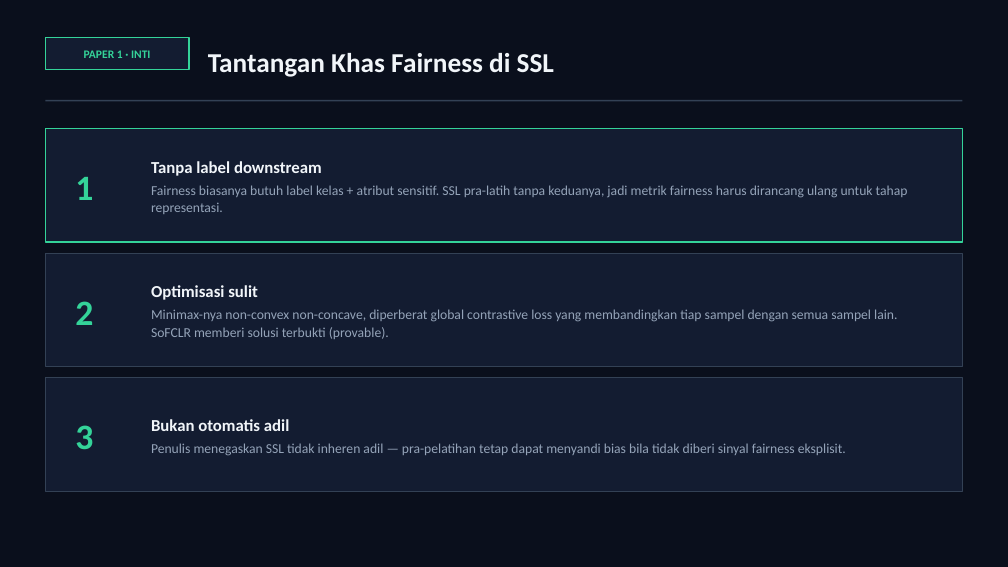
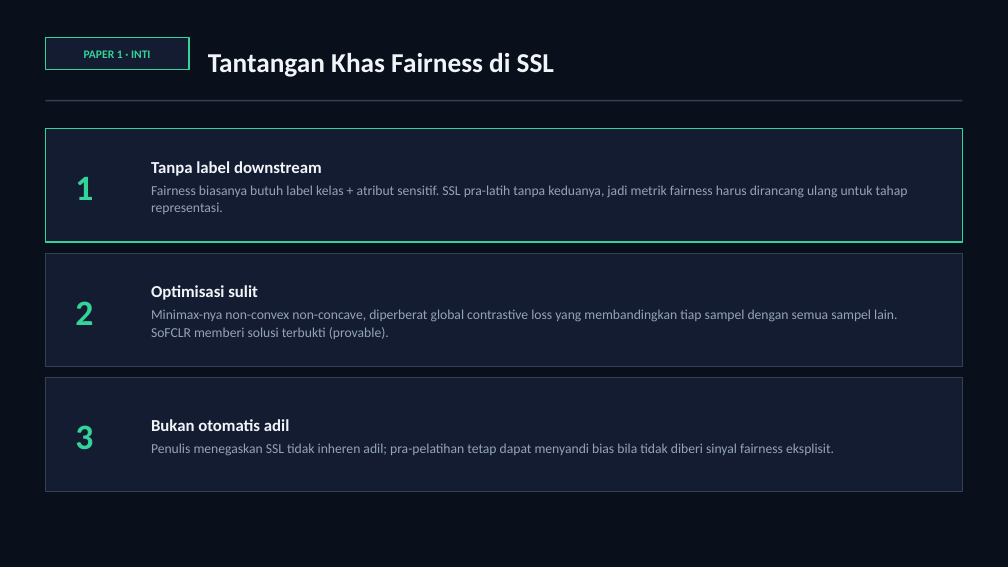
Before and after one commit to awangga/awangga.github.io, a slide deck: slide 5 of safe/metrics/SAFE-AI-Metrics.pptx. Drawn at 1008x567 pixels with LibreOffice and Linux fonts; fonts in the diff are those of the drawing. Boxes give left, top, right and bottom in pixels: in the first picture for what was removed or moved away, otherwise in the second. Text is boxed around its words. In the diff, an @@ line names an element or a change of style, - is before the commit and + after.

```diff
--- a/safe/metrics/SAFE-AI-Metrics.pptx
+++ b/safe/metrics/SAFE-AI-Metrics.pptx
@@ text at [151, 443, 834, 455]: text changed @@
-Penulis menegaskan SSL tidak inheren adil — pra-pelatihan tetap dapat menyandi bias bila tidak diberi sinyal fairness eksplisit.
+Penulis menegaskan SSL tidak inheren adil; pra-pelatihan tetap dapat menyandi bias bila tidak diberi sinyal fairness eksplisit.
```
Also in this commit, not shown: 7 other slides changed, 1 other file.
